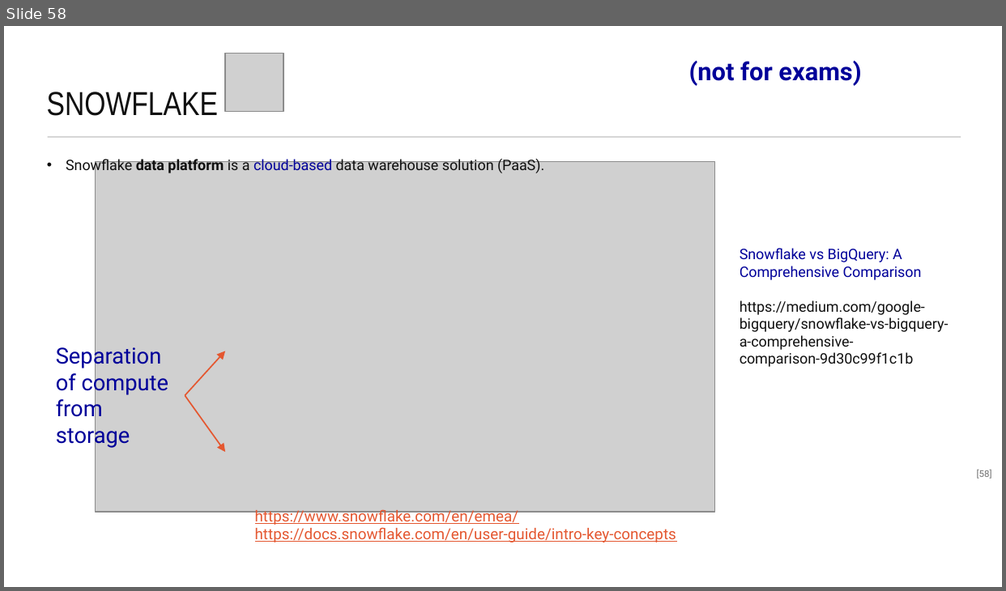
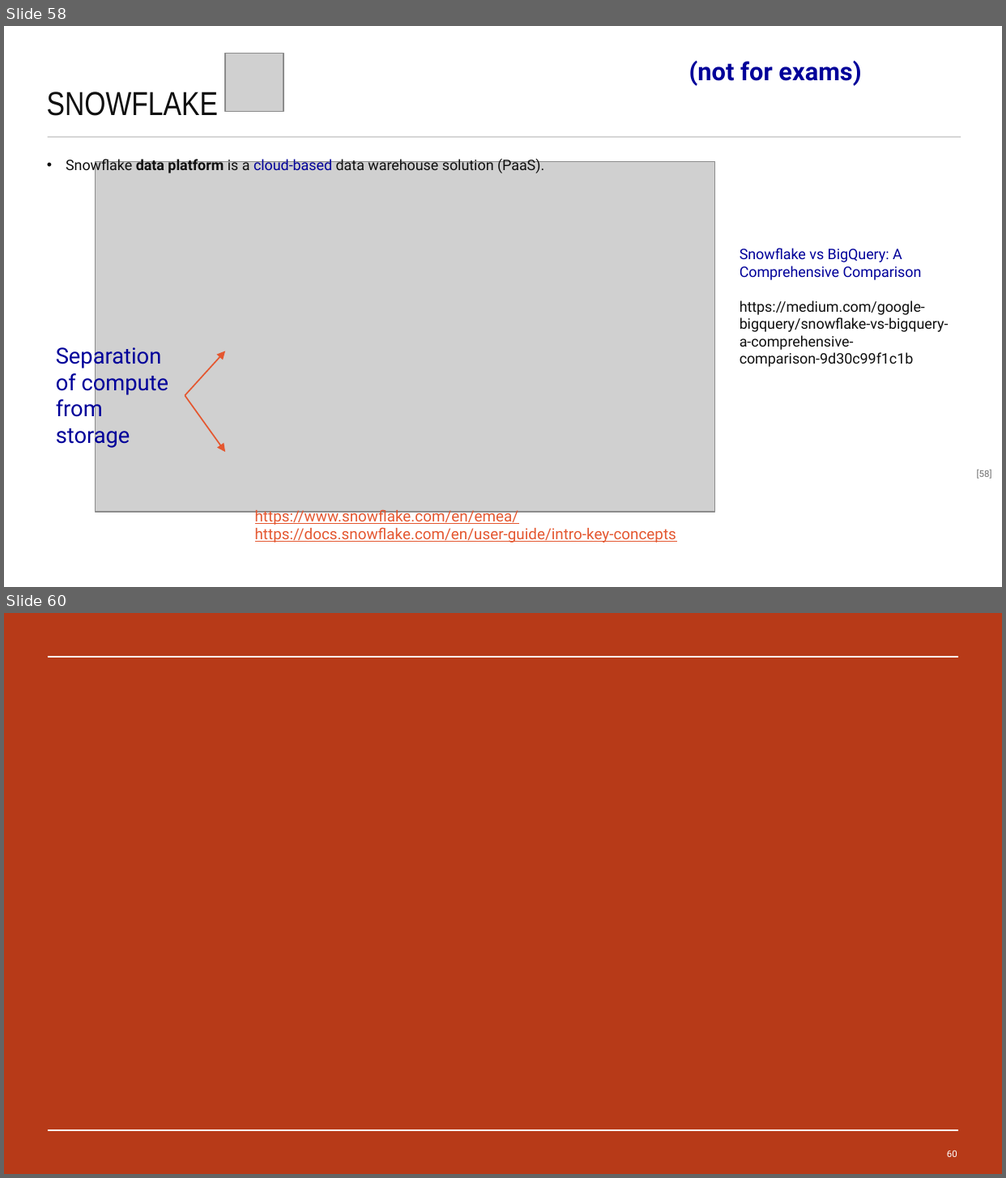
Before and after one commit to maelstromdat/MediTechBigData, a slide deck: 6. Big Data Architecture.pptx. Shown one above the other, each under a label of ours: slide 58 before the commit, slides 58 and 60 after it; the slides between them are not shown. The pictures are 1006x591 and 1006x1178 pixels, drawn with LibreOffice and Linux fonts; fonts in the diff are those of the drawing; grey boxes stand for pictures; background and template pictures are left out. Boxes give left, top, right and bottom in pixels: in the first picture for what was removed or moved away, otherwise in the second. Text is boxed around its words. In the diff, an @@ line names an element or a change of style, - is before the commit and + after.

```diff
--- a/6. Big Data Architecture.pptx
+++ b/6. Big Data Architecture.pptx
@@ slide 60 added at box(4, 613, 1002, 1174), background picture (left out) @@
@@ line added from (47, 657) to (958, 657), #FFFFFF 0.75 pt @@
@@ line added from (47, 1131) to (958, 1131), #FFFFFF 0.75 pt @@
@@ page number added at box(947, 1150, 957, 1157), 6.8 pt, text #FFFFFF @@
+60
```
Also in this commit, not shown: 3 slides changed, 6 other slides added, 1 other file.
